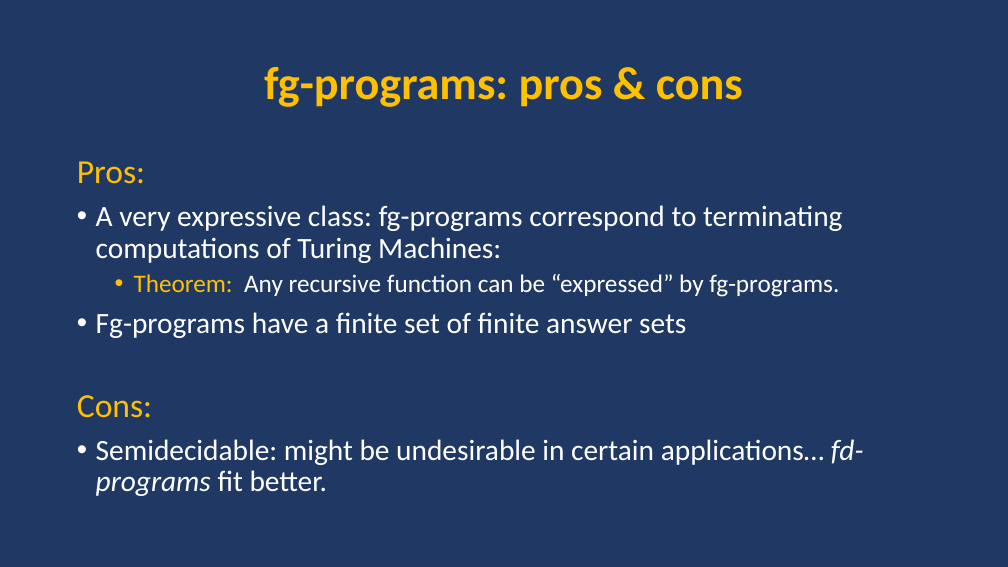
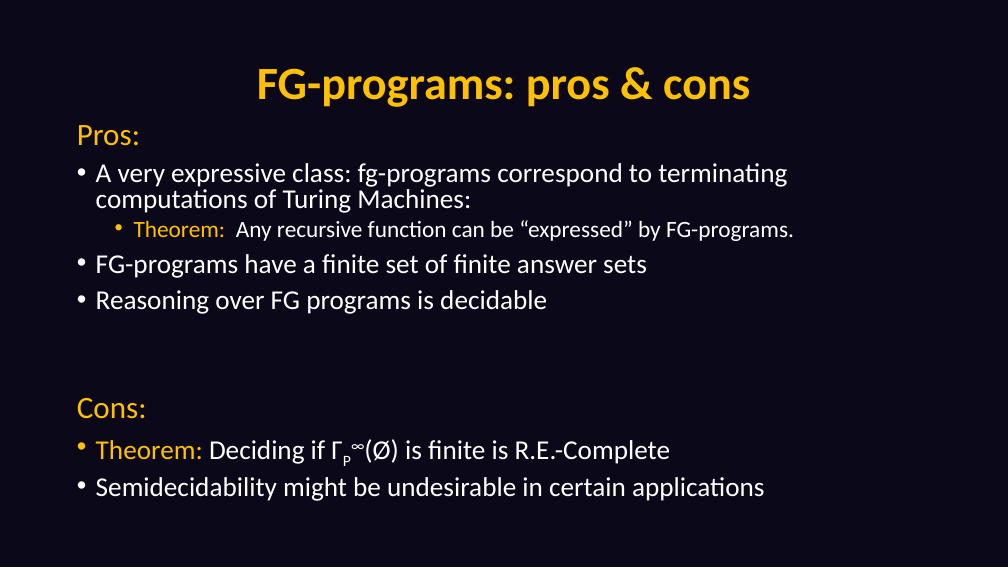
Before and after one commit to DeMaCS-UNICAL/functions_presentation_2018, a slide deck: slide 13 of presentation.pptx. Drawn at 1008x567 pixels with LibreOffice and Linux fonts; fonts in the diff are those of the drawing. Boxes give left, top, right and bottom in pixels: in the first picture for what was removed or moved away, otherwise in the second. Text is boxed around its words. In the diff, an @@ line names an element or a change of style, - is before the commit and + after.

```diff
--- a/presentation.pptx
+++ b/presentation.pptx
@@ background #203864 to #0B081A @@
@@ title at [257,68,750,107]: text changed @@
-fg-programs: pros & cons
+FG-programs: pros & cons
@@ text "Pros:": place and size @@
-text "Pros:" at [77,161,864,496]
+text "Pros:" at [77,125,794,501]
@@ text at [77,125,787,419]: size 32 to 29.6 pt in "Pros:", "Cons:"; size 28 to 25.9 pt in "A very expressive class: fg-programs correspond to ..."; line spacing 0.9 to 0.8; indent changed @@
@@ text at [96,220,794,314]: text changed; size 24 to 25.9 pt @@
-  • Theorem: Any recursive function can be “expressed” by fg-programs.
-• Fg-programs have a finite set of finite answer sets
+  • Theorem: Any recursive function can be “expressed” by FG-programs.
+• FG-programs have a finite set of finite answer sets
+• Reasoning over FG programs is decidable
@@ text at [96,439,765,501]: text changed; size 28 to 25.9 pt @@
-• Semidecidable: might be undesirable in certain applications… fd-programs fit better.
+• Theorem: Deciding if ΓP∞(Ø) is finite is R.E.-Complete
+• Semidecidability might be undesirable in certain applications
```
Also in this commit, not shown: 26 other slides changed, 25 slides added, 22 slides removed.
